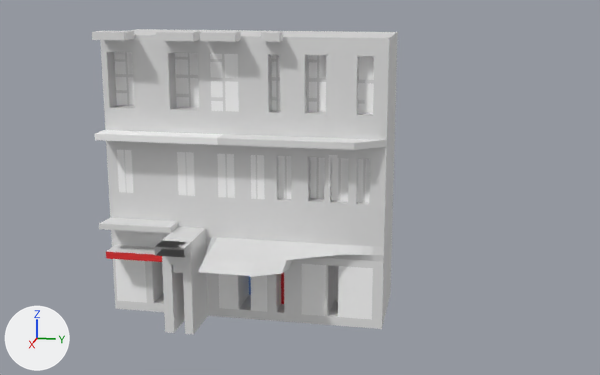
An edit to the glTF model src/components/objects/Landau/Landau.gltf, drawn before and after from the same camera.
One viewpoint serves both versions: a camera (50 mm lens) standing at (107.3, -5.0, 46.9) and looking at (-4.7, -27.4, 18.9). The axes (+X, +Y, +Z) are drawn at lower left. The lights are the same throughout. Vertices at the same position are counted once.

In view in the first picture: 'Landau'.
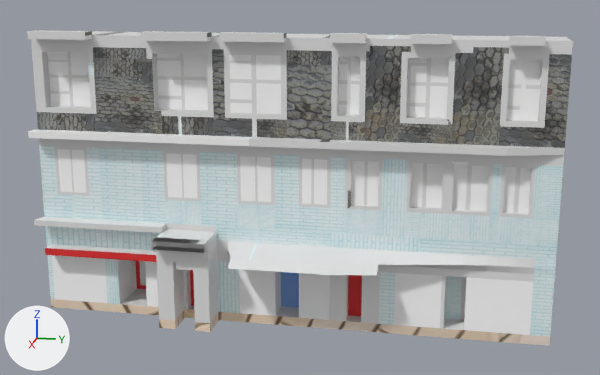
The change, as a diff of the scene's bpy script:
```diff
--- a/src/components/objects/Landau/Landau.gltf.py
+++ b/src/components/objects/Landau/Landau.gltf.py
@@ img_landau_bricks @@
+img_landau_bricks = load_image('landau_bricks', '_unpacked/landau_bricks', 509, 339, 'sRGB')
@@ img_landau_texture @@
+img_landau_texture = load_image('landau_texture', '_unpacked/landau_texture', 444, 466, 'sRGB')
@@ img_bricksss @@
+img_bricksss = load_image('bricksss', '_unpacked/bricksss', 1300, 462, 'sRGB')
@@ mat_material_003 @@
 mat_material_003.roughness = 0.4
+mat_material_003.metallic = 1.0
@@ mat_material_004 @@
 mat_material_004.metallic = 1.0
-mat_material_004.roughness = 1.0
@@ mat_material_006 @@
 mat_material_006 = principled_material('Material.006')
-mat_material_006.base_color = (0.8, 0.0259, 0.0291)  # red #e72d30
+mat_material_006.base_color = (0.195, 0.376, 0.8)  # blue #7aa5e7
@@ mat_material_002 @@
+mat_material_002 = principled_material('Material.002')
+mat_material_002.base_color = (0.8, 0.0259, 0.0291)  # red #e72d30
@@ mat_bottom @@
+mat_bottom = principled_material('bottom')
+mat_bottom.texture = img_landau_bricks
@@ mat_material @@
+mat_material = principled_material('Material')
+mat_material.base_color = (0.8, 0.8, 0.8)  # white #e7e7e7
+mat_material.roughness = 0.4
@@ mat_top_001 @@
+mat_top_001 = principled_material('top.001')
+mat_top_001.texture = img_landau_texture
@@ mat_brick @@
+mat_brick = principled_material('brick')
+mat_brick.texture = img_bricksss
@@ me_cube_003 @@
 # used by ob_landau; location = (-9.5, -47.0, 13.6); rotation_euler = (0.0, 0.0, -3.135), in degrees (0, 0, -180); scale = (6.98, 8.64, 14.2)
-me_cube_003.from_pydata(...)  # 3224 vertices, 6444 faces; spans x -2.41..1.0, y -3.68..1.0, z -1.0..1.91
+me_cube_003.from_pydata(...)  # 3256 vertices, 6508 faces; spans x -2.41..1.0, y -3.68..1.0, z -1.0..1.91
+# me_cube_003 part 1
+# 12 faces are deleted
+# 4 vertices are added at (-1.3, -2.55, 1.87), (-1.3, -2.58, 1.87), (-1.4, -3.35, 1.87), (-1.4, -3.31, 1.87)
+# 8 new vertices lie (0.0, 0.0, 0.04) away from vertices in x -1.0, y -3.46..-2.42, z 1.87
+# 10 new vertices lie (-0.3, 0.0, 0.0) away from vertices in x -1.0, y -2.74..-2.42, z 1.83..1.91
+# 10 new vertices lie (-0.4, 0.0, 0.0) away from vertices in x -1.0, y -3.46..-3.2, z 1.83..1.91
+# 76 new faces join them, mat_material (white #e7e7e7)
+# me_cube_003 part 2: 3097 kept faces spanning x -1.99..1.0, y -3.68..0.96, z -1.0..1.87 get new texture (UV) coordinates
+# me_cube_003 part 3: 1522 faces spanning x -1.5..1.0, y -3.68..0.96, z 0.25..1.91 switch from mat_material_003 (white #e7e7e7) to mat_top_001 (picture img_landau_texture)
+# me_cube_003 part 4: 1566 faces spanning x -1.97..1.0, y -3.68..0.96, z -1.0..1.87 switch from mat_material_003 (white #e7e7e7) to mat_bottom (picture img_landau_bricks)
+# me_cube_003 part 5: 212 faces spanning x -1.99..1.0, y -3.68..0.96, z -1.0..-0.91 switch from mat_material_003 (white #e7e7e7) to mat_brick (picture img_bricksss)
+# me_cube_003 part 6: 4 faces spanning x -1.0..-0.85, y -2.8..-2.77, z 0.43..0.75 switch from mat_material_008 (white #ffffff) to mat_material (white #e7e7e7)
 me_cube_003.materials.append(mat_material_004)
@@ me_cube_003 @@
 me_cube_003.materials.append(mat_material_009)
-me_cube_003.materials.append(mat_material_010)  # blue #7aa5e7
+me_cube_003.materials.append(mat_material_002)  # red #e72d30
@@ ob_landau @@
 ob_landau = bpy.data.objects.new('Landau', me_cube_003)
-ob_landau.location = (-9.5, -47.0, 13.6)
+ob_landau.location = (-5.5, -50.0, 13.6)
 ob_landau.rotation_euler = (0.0, 0.0, -3.135)  # degrees (0, 0, -180)
-ob_landau.scale = (6.98, 8.64, 14.2)
+ob_landau.scale = (4.31, 15.6, 14.2)
```

What differs and where, as boxes (x1, y1, x2, y2) in the pictures (600 x 375 px):
'Landau', surface changed, recoloured, reshaped, moved, rescaled (78% wider): before (92, 29, 398, 335); after (27, 30, 573, 346)
part 1 of me_cube_003, built on: before (306, 37, 375, 42); after (411, 34, 546, 46)
part 2 of me_cube_003, surface changed: before (106, 141, 387, 205); after (39, 138, 564, 214)
part 3 of me_cube_003, recoloured: before (104, 29, 397, 203); after (37, 31, 572, 208)
part 4 of me_cube_003, recoloured: before (106, 31, 393, 320); after (39, 35, 563, 337)
part 5 of me_cube_003, recoloured: before (115, 300, 388, 335); after (51, 299, 550, 346)
part 6 of me_cube_003, recoloured: before (328, 156, 332, 187); after (449, 162, 454, 196)
